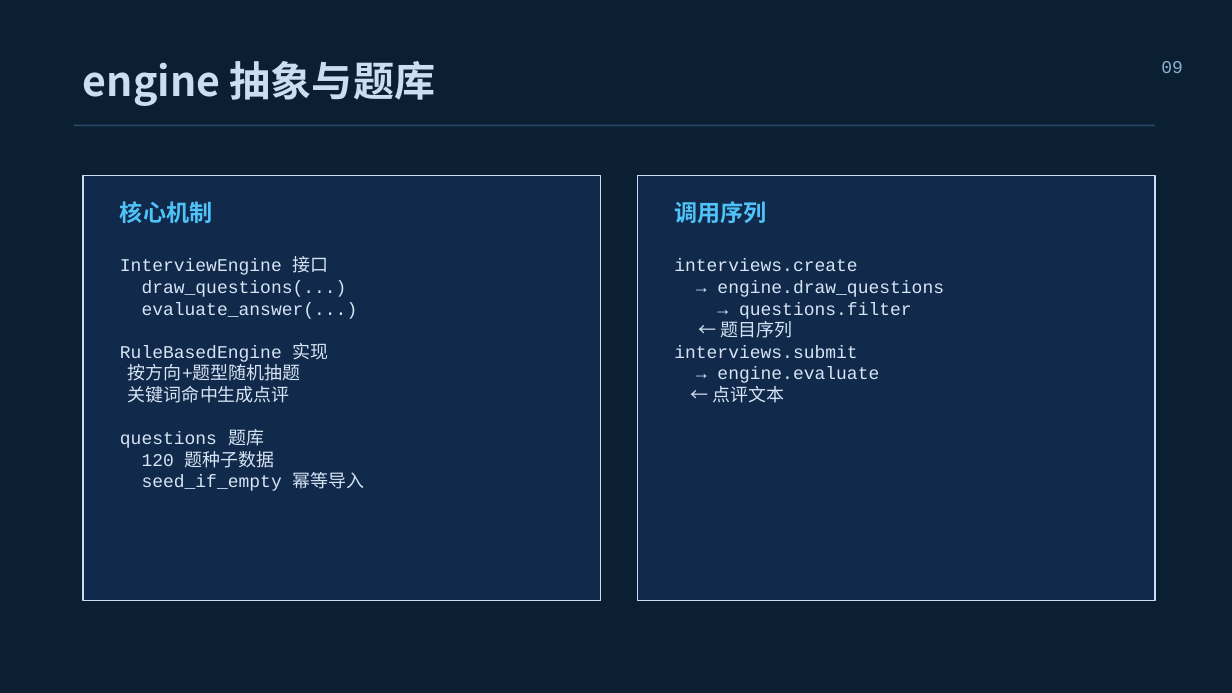
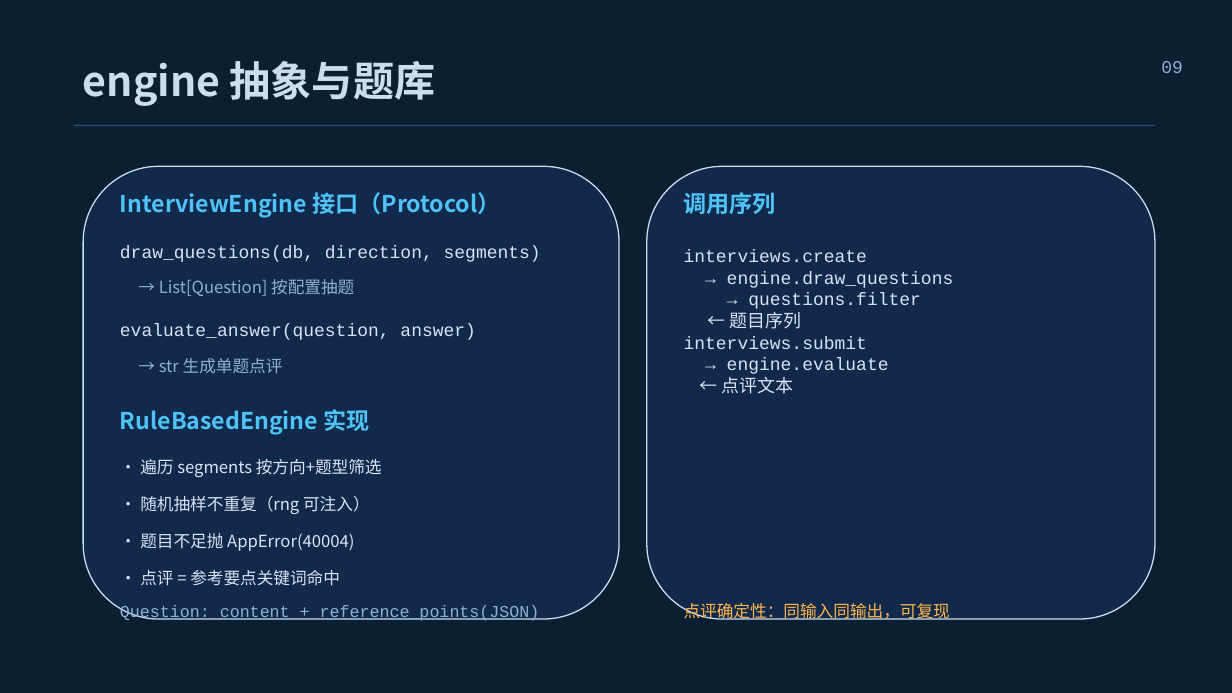
Before and after one commit to ray418-pets/interview-master, a slide deck: slide 9 of docs/ppts/AI智能面试助手-技术分享.pptx. Drawn at 1232x693 pixels with LibreOffice and Linux fonts; fonts in the diff are those of the drawing. Boxes give left, top, right and bottom in pixels: in the first picture for what was removed or moved away, otherwise in the second. Text is boxed around its words. In the diff, an @@ line names an element or a change of style, - is before the commit and + after.

```diff
--- a/docs/ppts/AI智能面试助手-技术分享.pptx
+++ b/docs/ppts/AI智能面试助手-技术分享.pptx
@@ rounded rectangle resized from (x1=83, y1=176, x2=601, y2=601) to (x1=83, y1=166, x2=619, y2=619) @@
@@ rounded rectangle at (x1=83, y1=166, x2=619, y2=619): rectangle to rounded rectangle @@
@@ rounded rectangle at (x1=647, y1=166, x2=1155, y2=619): rectangle to rounded rectangle @@
@@ rounded rectangle resized from (x1=638, y1=176, x2=1155, y2=601) to (x1=647, y1=166, x2=1155, y2=619) @@
@@ text at (x1=120, y1=192, x2=500, y2=218): text changed @@
-核心机制
+InterviewEngine 接口（Protocol）
@@ text "调用序列" moved from (x1=674, y1=201, x2=766, y2=223) to (x1=684, y1=192, x2=776, y2=214) @@
@@ text at (x1=120, y1=245, x2=541, y2=262): text changed @@
-InterviewEngine 接口
-draw_questions(...)
-evaluate_answer(...)
-RuleBasedEngine 实现
-按方向+题型随机抽题
-关键词命中生成点评
-questions 题库
-120 题种子数据
-seed_if_empty 幂等导入
+draw_questions(db, direction, segments)
@@ text "interviews.create → engine.draw_questions → questions.filter ..." moved from (x1=674, y1=259, x2=944, y2=403) to (x1=684, y1=250, x2=954, y2=394) @@
@@ text added at (x1=159, y1=279, x2=354, y2=296), 13 pt, text #8FB0D4 @@
+→ List[Question] 按配置抽题
@@ text added at (x1=120, y1=324, x2=476, y2=340), 14 pt, text #D6E4F5 @@
+evaluate_answer(question, answer)
@@ text added at (x1=159, y1=358, x2=283, y2=374), 13 pt, text #8FB0D4 @@
+→ str 生成单题点评
@@ text added at (x1=120, y1=409, x2=370, y2=435), 18 pt, text #4FC3F7, bold @@
+RuleBasedEngine 实现
@@ text added at (x1=140, y1=459, x2=382, y2=477), 13 pt, text #D6E4F5 @@
+· 遍历 segments 按方向+题型筛选
@@ text added at (x1=140, y1=496, x2=370, y2=514), 13 pt, text #D6E4F5 @@
+· 随机抽样不重复（rng 可注入）
@@ text added at (x1=140, y1=533, x2=354, y2=551), 13 pt, text #D6E4F5 @@
+· 题目不足抛 AppError(40004)
@@ text added at (x1=140, y1=570, x2=340, y2=586), 13 pt, text #D6E4F5 @@
+· 点评 = 参考要点关键词命中
@@ text added at (x1=120, y1=605, x2=540, y2=621), 13 pt, text #8FB0D4 @@
+Question: content + reference_points(JSON)
@@ text added at (x1=684, y1=603, x2=950, y2=620), 13 pt, text #FFB74D @@
+点评确定性：同输入同输出，可复现
```
Also in this commit, not shown: 12 other slides changed.
